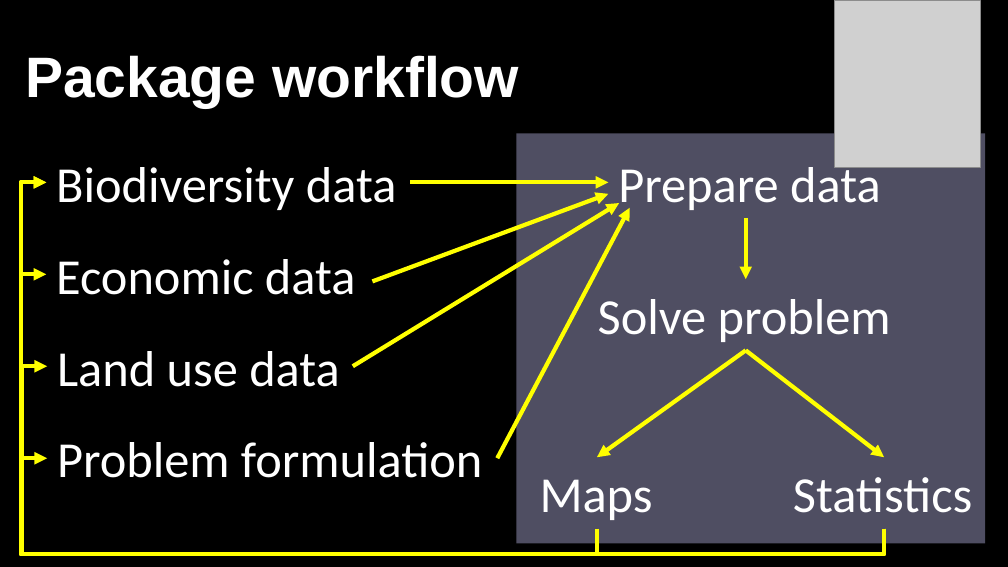
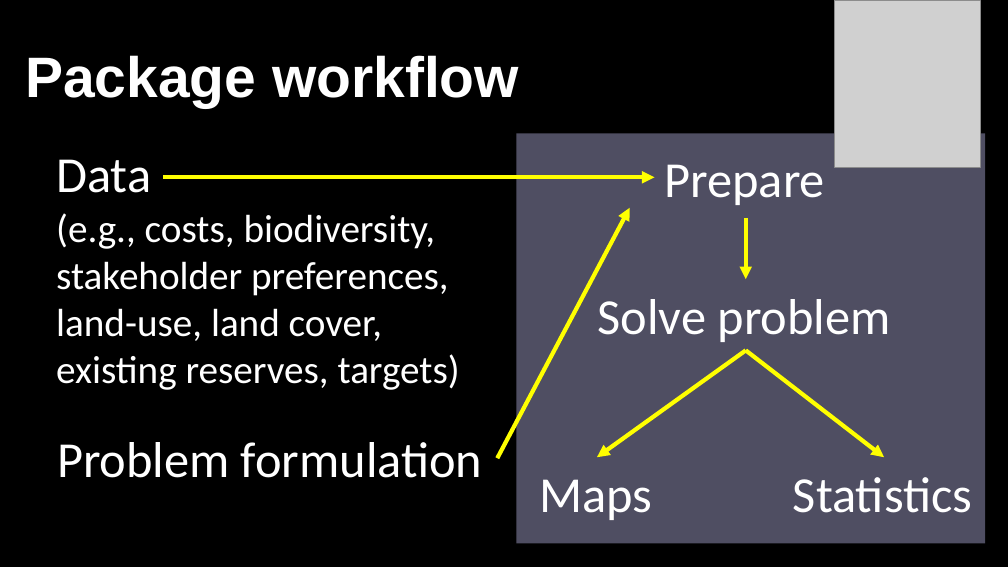
Before and after one commit to prioritizr/teaching, a slide deck: slide 20 of ICCB-workshop-2021-12-05/slides.pptx (slide 21 before the commit). Drawn at 1008x567 pixels with LibreOffice and Linux fonts; fonts in the diff are those of the drawing; grey boxes stand for pictures. Boxes give left, top, right and bottom in pixels: in the first picture for what was removed or moved away, otherwise in the second. Text is boxed around its words. In the diff, an @@ line names an element or a change of style, - is before the commit and + after.

```diff
--- a/ICCB-workshop-2021-12-05/slides.pptx
+++ b/ICCB-workshop-2021-12-05/slides.pptx
@@ text at [56, 159, 460, 390]: text changed; size 36 to 28 pt @@
-Biodiversity data
+Data
+(e.g., costs, biodiversity, stakeholder preferences, land-use, land cover, existing reserves, targets)
@@ arrow moved from (410, 182) - (609, 182) to (163, 177) - (654, 177) @@
@@ text at [665, 164, 825, 205]: text changed @@
-Prepare data
+Prepare
@@ elbow arrow removed from (597, 528) to (46, 182) @@
@@ elbow arrow removed from (884, 528) to (46, 182) @@
@@ arrow removed from (353, 366) to (619, 203) @@
@@ arrow removed from (372, 281) to (609, 194) @@
@@ text removed at [56, 259, 356, 295] @@
-Economic data
@@ elbow arrow removed from (884, 528) to (46, 274) @@
@@ text removed at [57, 351, 340, 387] @@
-Land use data
@@ elbow arrow removed from (884, 528) to (47, 366) @@
@@ elbow arrow removed from (884, 554) to (47, 459) @@
```
Also in this commit, not shown: 5 other slides changed.
